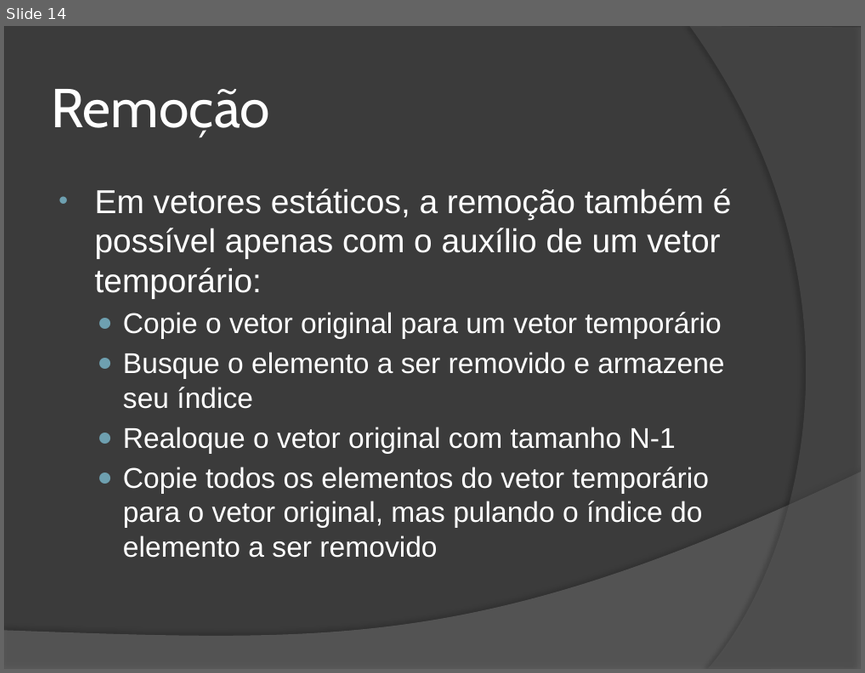
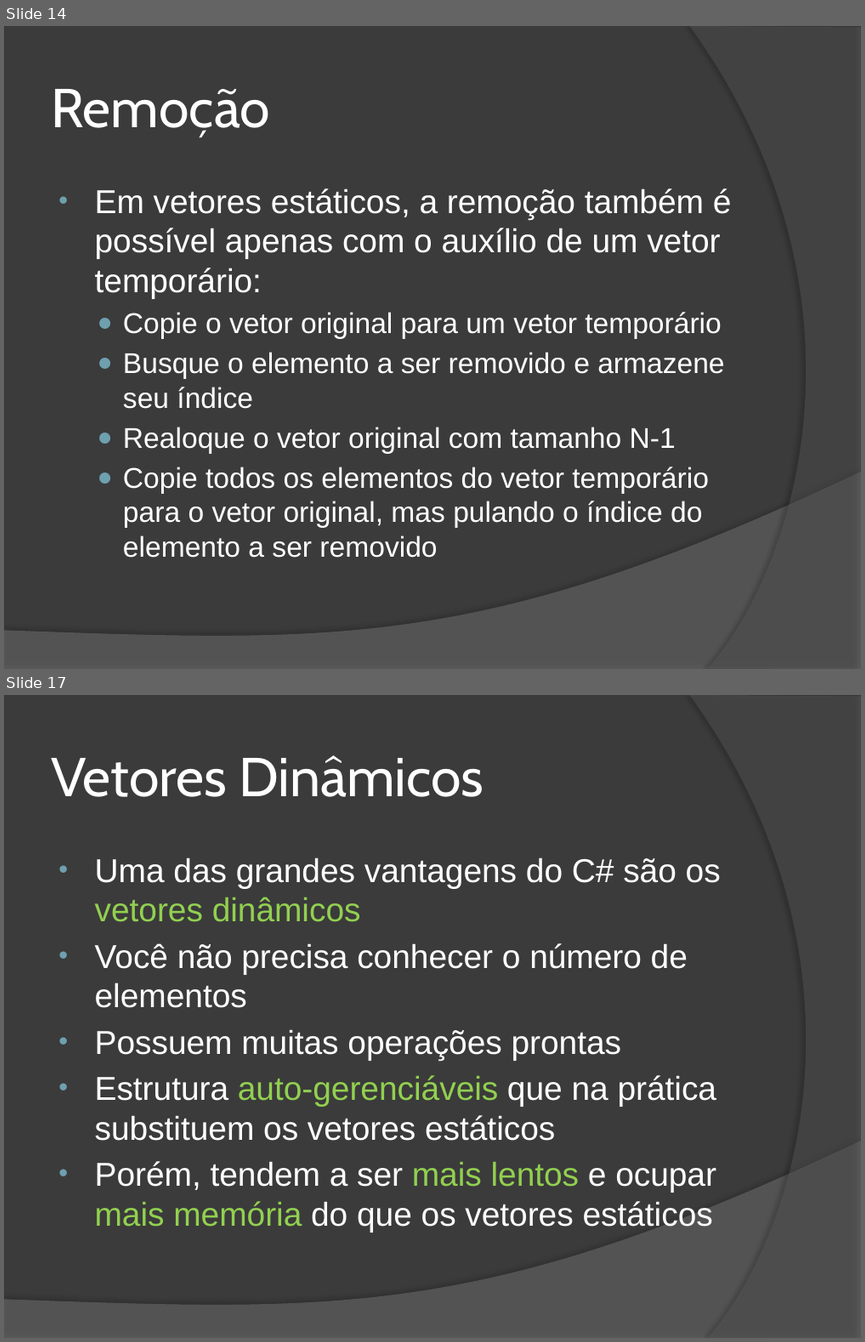
Before and after one commit to wind39/wind39.github.io, a slide deck: curso/modulo1capitulo5.pptx. Shown one above the other, each under a label of ours: slide 14 before the commit, slides 14 and 17 after it; the slides between them are not shown. The pictures are 865x673 and 865x1342 pixels, drawn with LibreOffice and Linux fonts; fonts in the diff are those of the drawing. Boxes give left, top, right and bottom in pixels: in the first picture for what was removed or moved away, otherwise in the second. Text is boxed around its words. In the diff, an @@ line names an element or a change of style, - is before the commit and + after.

```diff
--- a/curso/modulo1capitulo5.pptx
+++ b/curso/modulo1capitulo5.pptx
@@ slide 17 added at box(4, 695, 861, 1338), background #3B3B3B; not listed: 2 template elements that a slide beside it also shows @@
@@ title added at box(51, 755, 484, 797), 46 pt, text #FFFFFF @@
+Vetores Dinâmicos
@@ text added at box(95, 857, 721, 1231), 27.8 pt, text #FFFFFF @@
+• Uma das grandes vantagens do C# são os vetores dinâmicos
+• Você não precisa conhecer o número de elementos
+• Possuem muitas operações prontas
+• Estrutura auto-gerenciáveis que na prática substituem os vetores estáticos
+• Porém, tendem a ser mais lentos e ocupar mais memória do que os vetores estáticos
```
Also in this commit, not shown: 1 slide changed, 9 other slides added, 3 other files.
